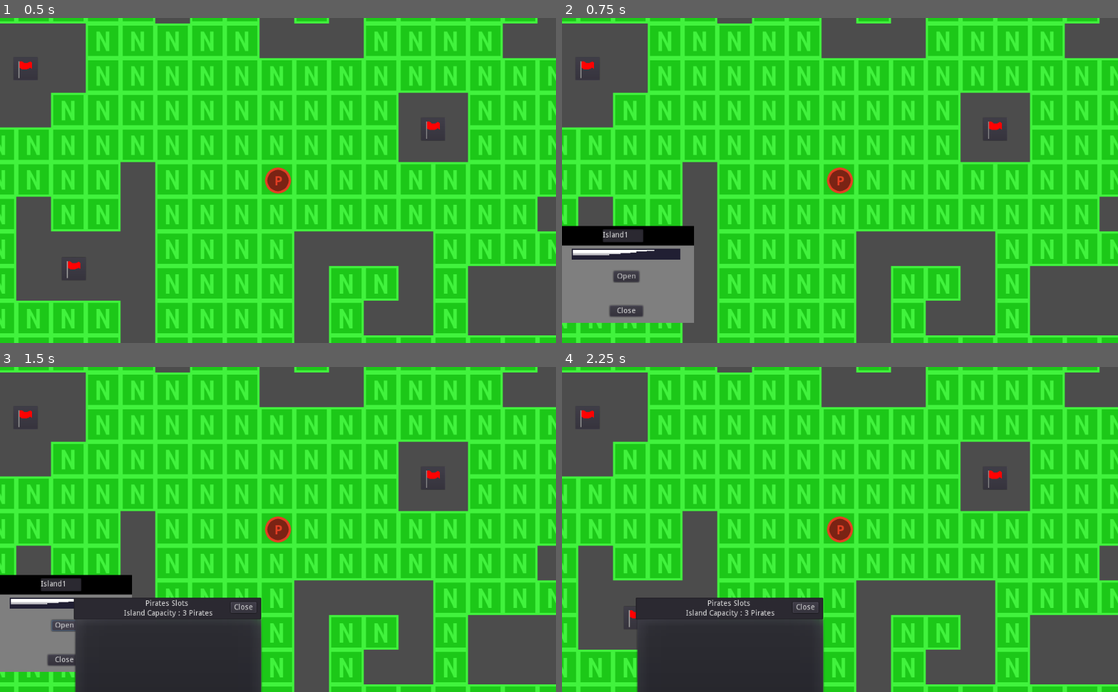
Above: before the commit, frames 1-4 (two rows, left to right).
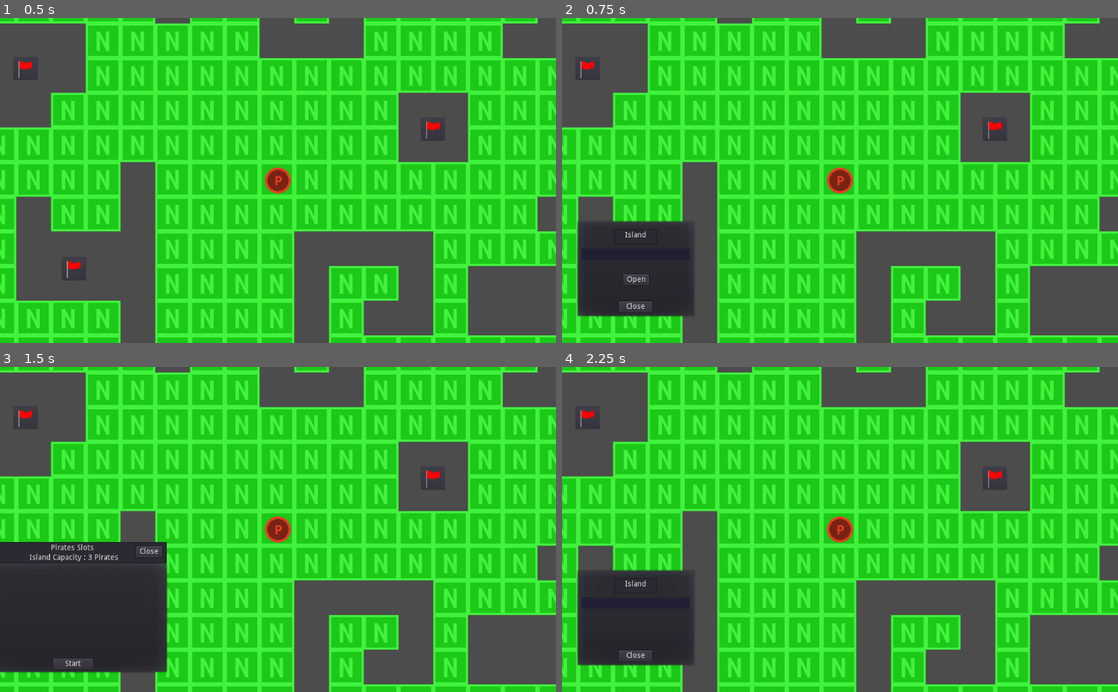
Above: after the commit, the same moments.

Repository: Escandiuzzi/PirateGodotProject
Game: Godot game, scene res://World.tscn
Same seed, same stepped clock (60 frames per second), same inputs: the game is played once before the commit and once after it.
Inputs (mouse positions are in pixels of both pictures, inside the frame that each line leads up to):
- Up to frame 1 (0.5 s): no input
- Up to frame 2 (0.75 s): click (634, 268) at 0.52 s
- Up to frame 3 (1.5 s): click "Open" at 1.25 s
- Up to frame 4 (2.25 s): click (634, 662) at 2 s, where only the run after the commit has a clickable "Start"

Frame 1 is identical in both runs. In frame 2, 6.4% of the frame differs, in the area x 0-24%, y 62-94%; in frame 3, 14%, in the area x 0-48%, y 53-100%; in frame 4, 11%.

Commit message:
Task Screen Positioning
Arrumando as merda do marlon

Diff:
--- a/Flag.gd
+++ b/Flag.gd
@@ -9,7 +9,7 @@
 func _ready():
 	# Called when the node is added to the scene for the first time.
 	# Initialization here
-	islandMenu = get_node("IslandMenu");
+	islandMenu = get_node("IslandMenu/IslandMenu");
 	pass
 
 #func _process(delta):
@@ -19,8 +19,9 @@
 
 func _on_Button_pressed():
 	#window.popup();
+	islandMenu.rect_position.x = position.x - (islandMenu.rect_size.x/2);
+	islandMenu.rect_position.y = position.y - (islandMenu.rect_size.y/2);
 	islandMenu.show()
-	islandMenu.rect_position = position;
 	pass
 func _on_Fechar_pressed():
 	islandMenu.hide()
--- /dev/null
+++ b/IslandMenu.gd
@@ -0,0 +1,18 @@
+extends PopupMenu
+
+# Declare member variables here. Examples:
+# var a = 2
+# var b = "text"
+
+# Called when the node enters the scene tree for the first time.
+func _ready():
+	pass # Replace with function body.
+
+# Called every frame. 'delta' is the elapsed time since the previous frame.
+#func _process(delta):
+#	pass
+
+
+func _on_Close_pressed():
+	self.hide();
+	pass # Replace with function body.
--- /dev/null
+++ b/IslandMenu.tscn
@@ -0,0 +1,66 @@
+[gd_scene load_steps=6 format=2]
+
+[ext_resource path="res://IslandMenu.gd" type="Script" id=1]
+[ext_resource path="res://Sprite/mine_bar/layer_1.png" type="Texture" id=2]
+[ext_resource path="res://Sprite/mine_bar/layer_2.png" type="Texture" id=3]
+[ext_resource path="res://MineProgress.gd" type="Script" id=4]
+[ext_resource path="res://Island.tscn" type="PackedScene" id=5]
+
+[node name="IslandMenu" type="Node2D"]
+
+[node name="IslandMenu" type="PopupMenu" parent="."]
+margin_left = -110.0
+margin_top = -90.0
+margin_right = 110.0
+margin_bottom = 90.0
+rect_pivot_offset = Vector2( 110, 90 )
+script = ExtResource( 1 )
+__meta__ = {
+"_edit_group_": true
+}
+
+[node name="TextEdit" type="TextEdit" parent="IslandMenu"]
+anchor_left = 0.5
+anchor_top = 0.5
+anchor_right = 0.5
+anchor_bottom = 0.5
+margin_left = -40.0
+margin_top = -73.0
+margin_right = 39.0
+margin_bottom = -45.0
+text = "     Island"
+
+[node name="Close" type="Button" parent="IslandMenu"]
+margin_left = 79.0
+margin_top = 150.0
+margin_right = 140.0
+margin_bottom = 170.0
+rect_pivot_offset = Vector2( 30.5, 10 )
+text = "Close"
+
+[node name="MineProgress" type="TextureProgress" parent="IslandMenu"]
+margin_left = 9.99999
+margin_top = 53.3532
+margin_right = 1010.0
+margin_bottom = 153.353
+rect_scale = Vector2( 0.2, 0.2 )
+texture_under = ExtResource( 2 )
+texture_progress = ExtResource( 3 )
+script = ExtResource( 4 )
+
+[node name="Island" parent="IslandMenu" instance=ExtResource( 5 )]
+position = Vector2( 89.093, 0 )
+
+[node name="Button" parent="IslandMenu/Island" index="1"]
+margin_left = -2.0
+margin_top = 99.6419
+margin_bottom = 119.642
+
+[node name="PopupMenu" parent="IslandMenu/Island" index="2"]
+margin_left = -149.093
+margin_right = 198.907
+
+[connection signal="pressed" from="IslandMenu/Close" to="IslandMenu" method="_on_Close_pressed"]
+[connection signal="on_timer_change" from="IslandMenu/Island" to="IslandMenu/MineProgress" method="_on_Island_on_timer_change"]
+
+[editable path="IslandMenu/Island"]
--- a/PopupMenu.gd
+++ b/PopupMenu.gd
@@ -22,6 +22,8 @@
 func _ready():
 	player = get_tree().get_root().get_node("World/Player");
 	parent = get_tree().get_root().get_node(path);
+	rect_position.x = parent.position.x - (rect_size.x/2);
+	rect_position.y = parent.position.y - (rect_size.y/2);
 	pass
 
 # Called every frame. 'delta' is the elapsed time since the previous frame.
@@ -37,7 +39,6 @@
 
 func _on_Button_pressed():
 	self.show();
-	rect_position = parent.position;
 	_check_player_crew();
 	pass # Replace with function body.
 
--- a/World.tscn
+++ b/World.tscn
@@ -6,12 +6,7 @@
 [ext_resource path="res://Sprite/placeholder.png" type="Texture" id=4]
 [ext_resource path="res://TextEdit.gd" type="Script" id=5]
 [ext_resource path="res://Flag.tscn" type="PackedScene" id=6]
-[ext_resource path="res://Sprite/back.png" type="Texture" id=7]
-[ext_resource path="res://Island.tscn" type="PackedScene" id=8]
-[ext_resource path="res://Sprite/mine_bar/layer_1.png" type="Texture" id=9]
-[ext_resource path="res://Sprite/mine_bar/layer_3.png" type="Texture" id=10]
-[ext_resource path="res://Sprite/mine_bar/layer_2.png" type="Texture" id=11]
-[ext_resource path="res://MineProgress.gd" type="Script" id=12]
+[ext_resource path="res://IslandMenu.tscn" type="PackedScene" id=7]
 
 [node name="World" type="Node"]
 script = ExtResource( 1 )
@@ -76,242 +71,64 @@
 text = "Close"
 
 [node name="Flags" type="Node" parent="."]
-editor/display_folded = true
 
 [node name="Flag" parent="Flags" instance=ExtResource( 6 )]
-editor/display_folded = true
 position = Vector2( -342.047, 196.745 )
 
-[node name="IslandMenu" type="PopupMenu" parent="Flags/Flag"]
-margin_right = 20.0
-margin_bottom = 20.0
+[node name="IslandMenu" parent="Flags/Flag" instance=ExtResource( 7 )]
 
-[node name="Sprite" type="Sprite" parent="Flags/Flag/IslandMenu"]
-position = Vector2( -15.6838, 10.7454 )
-scale = Vector2( 0.306874, 0.298523 )
-texture = ExtResource( 7 )
-
-[node name="TextEdit" type="TextEdit" parent="Flags/Flag/IslandMenu"]
-margin_left = -61.0
-margin_top = -73.0
-margin_right = 14.0
-margin_bottom = -49.0
-text = "Island1"
-
-[node name="Close" type="Button" parent="Flags/Flag/IslandMenu"]
-margin_left = -48.0308
-margin_top = 67.6717
-margin_right = 12.9692
-margin_bottom = 87.6717
-text = "Close"
-
-[node name="Island" parent="Flags/Flag/IslandMenu" instance=ExtResource( 8 )]
-editor/display_folded = true
-position = Vector2( -40.9065, 4.41052 )
-
-[node name="PopupMenu" parent="Flags/Flag/IslandMenu/Island" index="2"]
+[node name="PopupMenu" parent="Flags/Flag/IslandMenu/IslandMenu/Island" index="2"]
 path = "World/Flags/Flag"
 
-[node name="TextEdit" parent="Flags/Flag/IslandMenu/Island/PopupMenu" index="1"]
-text = "                                 Pirates Slots
-					   Island Capacity : 3 Pirates"
-
-[node name="MineProgress" type="TextureProgress" parent="Flags/Flag/IslandMenu"]
-margin_left = -117.763
-margin_top = -36.6468
-margin_right = 882.237
-margin_bottom = 63.3532
-rect_scale = Vector2( 0.2, 0.2 )
-texture_under = ExtResource( 9 )
-texture_over = ExtResource( 10 )
-texture_progress = ExtResource( 11 )
-script = ExtResource( 12 )
-
 [node name="Flag2" parent="Flags" instance=ExtResource( 6 )]
-editor/display_folded = true
 position = Vector2( 319.674, -61.0101 )
 
-[node name="IslandMenu" type="PopupMenu" parent="Flags/Flag2"]
-editor/display_folded = true
-margin_right = 20.0
-margin_bottom = 20.0
+[node name="IslandMenu" parent="Flags/Flag2" instance=ExtResource( 7 )]
 
-[node name="Sprite" type="Sprite" parent="Flags/Flag2/IslandMenu"]
-position = Vector2( -0.25061, -3.29333 )
-scale = Vector2( 0.306874, 0.298523 )
-texture = ExtResource( 7 )
-
-[node name="TextEdit" type="TextEdit" parent="Flags/Flag2/IslandMenu"]
-margin_left = -35.0
-margin_top = -81.0
-margin_right = 36.0
-margin_bottom = -60.0
-text = "Island 2"
-
-[node name="Close" type="Button" parent="Flags/Flag2/IslandMenu"]
-margin_left = -30.6234
-margin_top = 59.443
-margin_right = 30.3766
-margin_bottom = 79.4429
-text = "Close"
-
-[node name="MineProgress" type="TextureProgress" parent="Flags/Flag2/IslandMenu"]
-margin_left = -96.7218
-margin_top = -46.4265
-margin_right = 903.278
-margin_bottom = 53.5735
-rect_scale = Vector2( 0.2, 0.2 )
-texture_under = ExtResource( 9 )
-texture_over = ExtResource( 10 )
-texture_progress = ExtResource( 11 )
-script = ExtResource( 12 )
-
-[node name="Island" parent="Flags/Flag2/IslandMenu" instance=ExtResource( 8 )]
-editor/display_folded = true
-position = Vector2( -24.3766, 0 )
-
-[node name="PopupMenu" parent="Flags/Flag2/IslandMenu/Island" index="2"]
+[node name="PopupMenu" parent="Flags/Flag2/IslandMenu/IslandMenu/Island" index="2"]
 path = "World/Flags/Flag2"
 
-[node name="TextEdit" parent="Flags/Flag2/IslandMenu/Island/PopupMenu" index="1"]
-text = "                                 Pirates Slots
-					   Island Capacity : 3 Pirates"
-
 [node name="Flag3" parent="Flags" instance=ExtResource( 6 )]
-editor/display_folded = true
 position = Vector2( -880.167, 356.523 )
 
-[node name="IslandMenu" type="PopupMenu" parent="Flags/Flag3"]
-editor/display_folded = true
-margin_right = 20.0
-margin_bottom = 20.0
+[node name="IslandMenu" parent="Flags/Flag3" instance=ExtResource( 7 )]
 
-[node name="Sprite" type="Sprite" parent="Flags/Flag3/IslandMenu"]
-position = Vector2( -10.233, 3.04413 )
-scale = Vector2( 0.306874, 0.298523 )
-texture = ExtResource( 7 )
-
-[node name="TextEdit" type="TextEdit" parent="Flags/Flag3/IslandMenu"]
-margin_left = -40.0
-margin_top = -80.0
-margin_right = 29.0
-margin_bottom = -56.0
-text = "Island 3"
-
-[node name="Close" type="Button" parent="Flags/Flag3/IslandMenu"]
-margin_left = -41.6011
-margin_top = 67.335
-margin_right = 19.3989
-margin_bottom = 87.335
-text = "Close"
-
-[node name="MineProgress" type="TextureProgress" parent="Flags/Flag3/IslandMenu"]
-margin_left = -110.65
-margin_top = -37.1411
-margin_right = 889.35
-margin_bottom = 62.8589
-rect_scale = Vector2( 0.2, 0.2 )
-texture_under = ExtResource( 9 )
-texture_over = ExtResource( 10 )
-texture_progress = ExtResource( 11 )
-script = ExtResource( 12 )
-
-[node name="Island" parent="Flags/Flag3/IslandMenu" instance=ExtResource( 8 )]
-editor/display_folded = true
-position = Vector2( -33.2408, 8.8642 )
-
-[node name="Button" parent="Flags/Flag3/IslandMenu/Island" index="1"]
-margin_left = -2.64264
-margin_top = 0.773804
-margin_right = 44.3574
-margin_bottom = 20.7738
-
-[node name="PopupMenu" parent="Flags/Flag3/IslandMenu/Island" index="2"]
+[node name="PopupMenu" parent="Flags/Flag3/IslandMenu/IslandMenu/Island" index="2"]
 path = "World/Flags/Flag3"
 
-[node name="TextEdit" parent="Flags/Flag3/IslandMenu/Island/PopupMenu" index="1"]
-text = "                                 Pirates Slots
-					   Island Capacity : 3 Pirates"
-
 [node name="Flag4" parent="Flags" instance=ExtResource( 6 )]
-editor/display_folded = true
 position = Vector2( -430.98, -172.553 )
 
-[node name="IslandMenu" type="PopupMenu" parent="Flags/Flag4"]
-editor/display_folded = true
-margin_right = 20.0
-margin_bottom = 20.0
+[node name="IslandMenu" parent="Flags/Flag4" instance=ExtResource( 7 )]
 
-[node name="Sprite" type="Sprite" parent="Flags/Flag4/IslandMenu"]
-position = Vector2( -6.68683, -7.73511 )
-scale = Vector2( 0.306874, 0.298523 )
-texture = ExtResource( 7 )
-
-[node name="TextEdit" type="TextEdit" parent="Flags/Flag4/IslandMenu"]
-margin_left = -40.0
-margin_top = -90.0
-margin_right = 28.0
-margin_bottom = -66.0
-text = "Island 4"
-
-[node name="MineProgress" type="TextureProgress" parent="Flags/Flag4/IslandMenu"]
-margin_left = -102.365
-margin_top = -49.2953
-margin_right = 897.635
-margin_bottom = 50.7047
-rect_scale = Vector2( 0.2, 0.2 )
-texture_under = ExtResource( 9 )
-texture_over = ExtResource( 10 )
-texture_progress = ExtResource( 11 )
-script = ExtResource( 12 )
-
-[node name="Close" type="Button" parent="Flags/Flag4/IslandMenu"]
-margin_left = -38.2845
-margin_top = 56.5633
-margin_right = 22.7155
-margin_bottom = 76.5633
-text = "Close"
-
-[node name="Island" parent="Flags/Flag4/IslandMenu" instance=ExtResource( 8 )]
-editor/display_folded = true
-position = Vector2( -27.5033, -3.09511 )
-
-[node name="Button" parent="Flags/Flag4/IslandMenu/Island" index="1"]
-margin_left = -3.8689
-margin_top = 1.54755
-margin_right = 43.1311
-margin_bottom = 21.5475
-
-[node name="PopupMenu" parent="Flags/Flag4/IslandMenu/Island" index="2"]
+[node name="PopupMenu" parent="Flags/Flag4/IslandMenu/IslandMenu/Island" index="2"]
 path = "World/Flags/Flag4"
-
-[node name="TextEdit" parent="Flags/Flag4/IslandMenu/Island/PopupMenu" index="1"]
-text = "                                 Pirates Slots
-					   Island Capacity : 3 Pirates"
 
 [connection signal="pressed" from="Player/HUD/SaveButton" to="Player" method="_on_SaveButton_pressed"]
 [connection signal="pressed" from="Player/HUD/LoadButton" to="Player" method="_on_LoadButton_pressed"]
 [connection signal="pressed" from="Player/HUD/InventoryButton" to="Player/HUD/TextEdit" method="_on_InventoryButton_pressed"]
 [connection signal="pressed" from="Player/HUD/TextEdit/Button" to="Player/HUD/TextEdit" method="_on_Button_pressed"]
-[connection signal="pressed" from="Flags/Flag/IslandMenu/Close" to="Flags/Flag" method="_on_Fechar_pressed"]
-[connection signal="on_timer_change" from="Flags/Flag/IslandMenu/Island" to="Flags/Flag/IslandMenu/MineProgress" method="_on_Island_on_timer_change"]
-[connection signal="send_player_reward" from="Flags/Flag/IslandMenu/Island" to="Player" method="_on_Island_send_player_reward"]
-[connection signal="pressed" from="Flags/Flag2/IslandMenu/Close" to="Flags/Flag2" method="_on_Fechar_pressed"]
-[connection signal="on_timer_change" from="Flags/Flag2/IslandMenu/Island" to="Flags/Flag2/IslandMenu/MineProgress" method="_on_Island_on_timer_change"]
-[connection signal="send_player_reward" from="Flags/Flag2/IslandMenu/Island" to="Player" method="_on_Island_send_player_reward"]
-[connection signal="pressed" from="Flags/Flag3/IslandMenu/Close" to="Flags/Flag3" method="_on_Fechar_pressed"]
-[connection signal="on_timer_change" from="Flags/Flag3/IslandMenu/Island" to="Flags/Flag3/IslandMenu/MineProgress" method="_on_Island_on_timer_change"]
-[connection signal="send_player_reward" from="Flags/Flag3/IslandMenu/Island" to="Player" method="_on_Island_send_player_reward"]
-[connection signal="pressed" from="Flags/Flag4/IslandMenu/Close" to="Flags/Flag4" method="_on_Fechar_pressed"]
-[connection signal="on_timer_change" from="Flags/Flag4/IslandMenu/Island" to="Flags/Flag4/IslandMenu/MineProgress" method="_on_Island_on_timer_change"]
-[connection signal="send_player_reward" from="Flags/Flag4/IslandMenu/Island" to="Player" method="_on_Island_send_player_reward"]
 
 [editable path="Flags/Flag"]
 
-[editable path="Flags/Flag/IslandMenu/Island"]
+[editable path="Flags/Flag/IslandMenu"]
 
-[editable path="Flags/Flag2/IslandMenu/Island"]
+[editable path="Flags/Flag/IslandMenu/IslandMenu/Island"]
 
-[editable path="Flags/Flag3/IslandMenu/Island"]
+[editable path="Flags/Flag2"]
 
-[editable path="Flags/Flag4/IslandMenu/Island"]
+[editable path="Flags/Flag2/IslandMenu"]
+
+[editable path="Flags/Flag2/IslandMenu/IslandMenu/Island"]
+
+[editable path="Flags/Flag3"]
+
+[editable path="Flags/Flag3/IslandMenu"]
+
+[editable path="Flags/Flag3/IslandMenu/IslandMenu/Island"]
+
+[editable path="Flags/Flag4"]
+
+[editable path="Flags/Flag4/IslandMenu"]
+
+[editable path="Flags/Flag4/IslandMenu/IslandMenu/Island"]
Not shown: 1 places in World.tscn that only renumber resources
